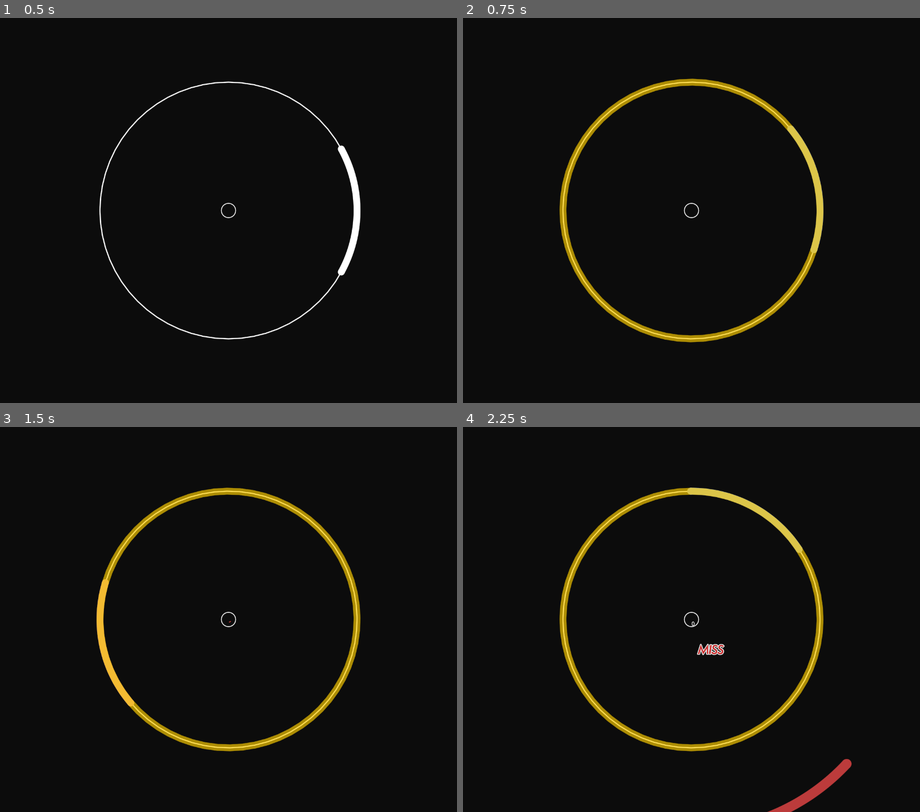
Above: before the commit, frames 1-4 (two rows, left to right).
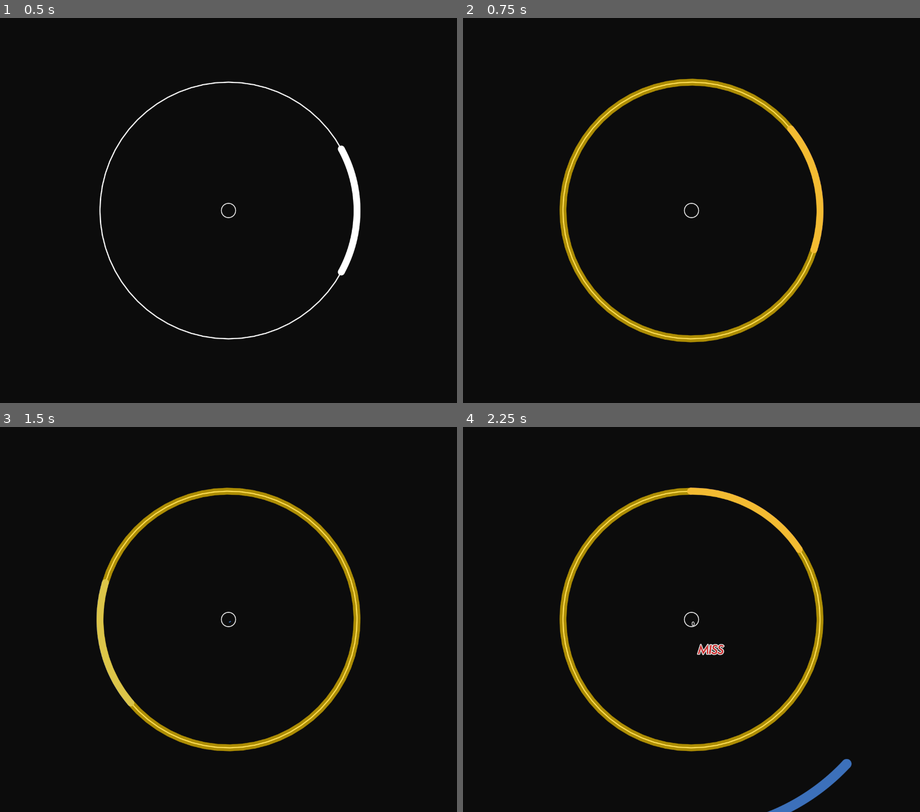
Above: after the commit, the same moments.

Repository: mougeee/marvelous-x
Game: Godot game, scene res://nodes/playing_scene.tscn
Two runs of this game, one before a commit and one after it. Both use one fixed random seed, a clock stepped at 60 frames per second and the inputs below. The project has no main scene, so this scene is started directly. Sound files missing from this copy of the repository are replaced by a short silence.
Inputs (mouse positions are in pixels of both pictures, inside the frame that each line leads up to):
- Up to frame 1 (0.5 s): no input
- Up to frame 2 (0.75 s): tap Enter at 0.5 s; move the mouse to (792, 191) at 0.52 s; hold D (RightPress) from 0.53 s (still down); tap Space (CriticalPress) at 0.6 s
- Up to frame 3 (1.5 s): move the mouse to (137, 638) at 1.27 s; release D (RightPress) at 1.28 s; hold S (LeftPress) from 1.28 s (still down); tap Space (CriticalPress) at 1.35 s
- Up to frame 4 (2.25 s): move the mouse to (737, 534) at 2.02 s; release S (LeftPress) at 2.03 s; hold D (RightPress) from 2.03 s (still down); tap Space (CriticalPress) at 2.1 s

Frame 1 is identical in both runs. In frame 2, less than 0.1% of the frame differs, in the area x 71-79%, y 28-61%; in frame 3, less than 0.1%; in frame 4, 0.5%, in the area x 49-86%, y 15-100%.

Commit message:
change color

Diff:
--- a/scripts/globals.gd
+++ b/scripts/globals.gd
@@ -1,13 +1,13 @@
 enum Keys {LEFT, RIGHT, CRITICAL}
 const key_info = {
 	Keys.LEFT: {
-		"color": Color(188/255.0, 59/255.0, 59/255.0)
+		"color": Color(60 / 255.0, 112 / 255.0, 186 / 255.0)
 	},
 	Keys.RIGHT: {
-		"color": Color(60/255.0, 112/255.0, 186/255.0)
+		"color": Color(188 / 255.0, 59 / 255.0, 59 / 255.0)
 	},
 	Keys.CRITICAL: {
-		"color": Color(255/255.0, 206/255.0, 0.0)
+		"color": Color(255 / 255.0, 206 / 255.0, 0 / 0.0)
 	},
 }
 
